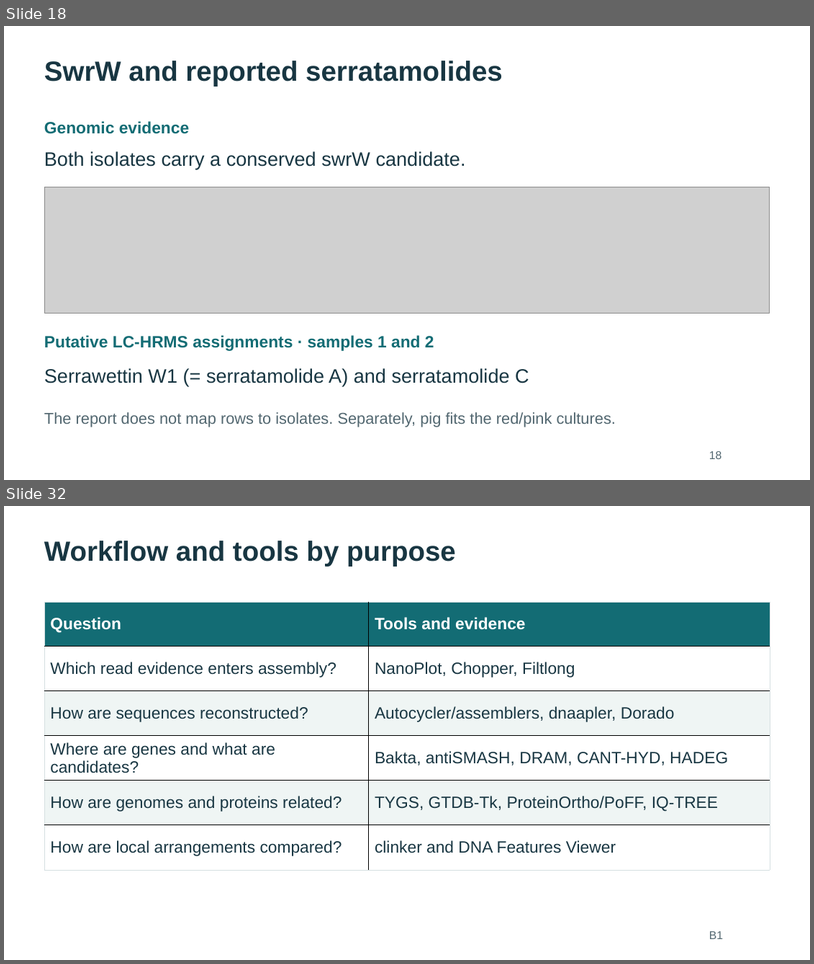
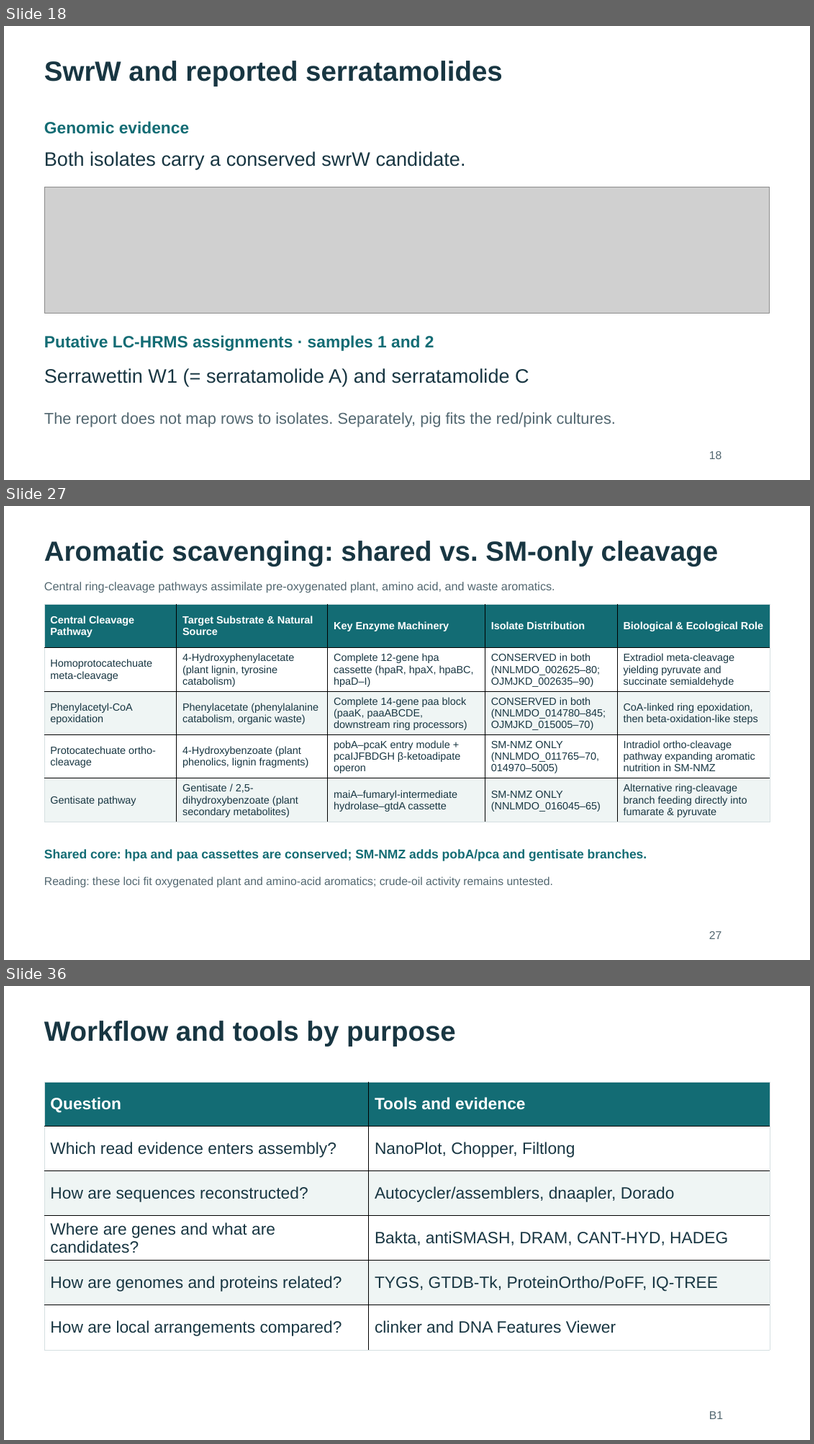
Before and after one commit to WhyAdr/sm-manu, a slide deck: explainer/NMZ-Serratia-genomics-explainer-2026-10-20.pptx. Shown one above the other, each under a label of ours: slides 18 and 32 before the commit, slides 18, 27 and 36 after it; the slides between them are not shown. The pictures are 814x964 and 814x1444 pixels, drawn with LibreOffice and Linux fonts; fonts in the diff are those of the drawing; grey boxes stand for pictures. Boxes give left, top, right and bottom in pixels: in the first picture for what was removed or moved away, otherwise in the second. Text is boxed around its words. In the diff, an @@ line names an element or a change of style, - is before the commit and + after.

Commit message:
Add serratamolide chemistry and pan-proteome slides (44-slide deck); alt text, 3-lens antiSMASH slide, aromatic split; soften absence claims; rebuild PPTX/PDFs

```diff
--- a/explainer/NMZ-Serratia-genomics-explainer-2026-10-20.pptx
+++ b/explainer/NMZ-Serratia-genomics-explainer-2026-10-20.pptx
@@ slide 27 added at box(4, 506, 810, 960), background #FFFFFF @@
@@ text added at box(44, 541, 719, 566), 33 pt, text #183642, bold @@
+Aromatic scavenging: shared vs. SM-only cleavage
@@ text added at box(44, 582, 556, 593), 13.9 pt, text #526770 @@
+Central ring-cleavage pathways assimilate pre-oxygenated plant, amino acid, and waste aromatics.
@@ table added at box(44, 604, 771, 821), 5 rows, 5 columns @@
+Central Cleavage Pathway | Target Substrate & Natural Source | Key Enzyme Machinery | Isolate Distribution | Biological & Ecological Role
+Homoprotocatechuate meta-cleavage | 4-Hydroxyphenylacetate (plant lignin, tyrosine catabolism) | Complete 12-gene hpa cassette (hpaR, hpaX, hpaBC, hpaD–I) | CONSERVED in both (NNLMDO_002625–80; OJMJKD_002635–90) | Extradiol meta-cleavage yielding pyruvate and succinate semialdehyde
+Phenylacetyl-CoA epoxidation | Phenylacetate (phenylalanine catabolism, organic waste) | Complete 14-gene paa block (paaK, paaABCDE, downstream ring processors) | CONSERVED in both (NNLMDO_014780–845; OJMJKD_015005–70) | CoA-linked ring epoxidation, then beta-oxidation-like steps
+Protocatechuate ortho-cleavage | 4-Hydroxybenzoate (plant phenolics, lignin fragments) | pobA–pcaK entry module + pcaIJFBDGH β-ketoadipate operon | SM-NMZ ONLY (NNLMDO_011765–70, 014970–5005) | Intradiol ortho-cleavage pathway expanding aromatic nutrition in SM-NMZ
+Gentisate pathway | Gentisate / 2,5-dihydroxybenzoate (plant secondary metabolites) | maiA–fumaryl-intermediate hydrolase–gtdA cassette | SM-NMZ ONLY (NNLMDO_016045–65) | Alternative ring-cleavage branch feeding directly into fumarate & pyruvate
@@ text added at box(44, 849, 648, 861), 15 pt, text #136C74, bold @@
+Shared core: hpa and paa cassettes are conserved; SM-NMZ adds pobA/pca and gentisate branches.
@@ text added at box(44, 876, 553, 888), 13.5 pt, text #526770 @@
+Reading: these loci fit oxygenated plant and amino-acid aromatics; crude-oil activity remains untested.
@@ text added at box(710, 931, 722, 939), 13.5 pt, text #526770 @@
+27
@@ what was slide 32 is now slide 36 @@
```
Also in this commit, not shown: 20 slides changed, 4 other slides added, 1 slide removed, 12 other files.
